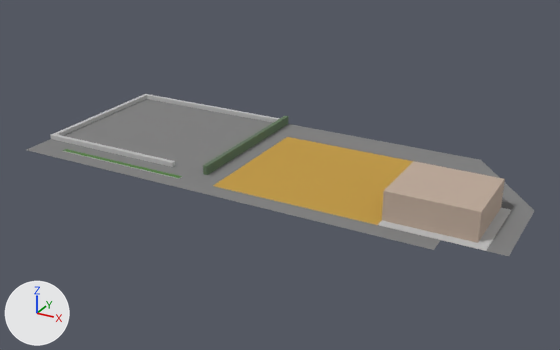
The Blender file assets/models/chunks/bus.blend, before and after one commit.
Rendered twice from a camera (50 mm lens) standing at (21.4, -119.6, 65.5) and looking at (-53.1, 15.9, -2.2). Arrows for +X, +Y and +Z are at lower left; the lights stay in place. The picture after the commit comes second.

Objects in the first picture: 'Building', 'Fences', 'Plane'.
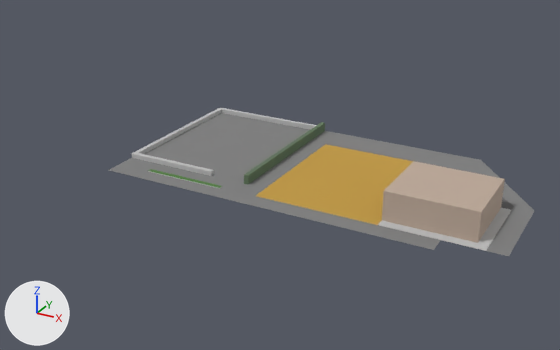
Edits to the bpy script that builds the scene:
```text
Change me_plane:
    used by ob_plane; location = (0.0, 0.0, 0.0)
    before: 6 (-60.0, 32.0, 0.0) at pixel (287, 136), 7 (-60.0, 40.0, 0.0) at pixel (302, 126), 8 (-60.0, 0.0, 0.0) at pixel (212, 185), 9 (-60.0, -4.0, 0.0) at pixel (201, 193)
    remove me_plane.from_pydata(...)  # 19 vertices, 8 faces; spans x -108.0..-0.1, y -4.0..40.0, z 0.0
    add me_plane.from_pydata(...)  # 19 vertices, 8 faces; spans x -84.0..-0.1, y -4.0..40.0, z 0.0
    me_plane part 1
    add for i in [*range(6, 10)]: me_plane.vertices[i].co += Vector((10.0, 0.0, 0.0))
    me_plane.vertices[12].co: (-108.0, -4.0, 0.0) -> (-84.0, -4.0, 0.0)  # pixel (25, 150) -> pixel (107, 170)
    me_plane.vertices[18].co: (-108.0, 40.0, 0.0) -> (-84.0, 40.0, 0.0)
Change me_plane_004:
    used by ob_fences; location = (-64.5, 22.0, 0.0); scale = (0.5, 18.0, 1.0)
    before: 19 (-71.0, -1.2, 0.0) at pixel (66, 149), 22 (-71.0, -1.2, 0.0) at pixel (62, 151), 31 (-71.0, -1.2, 0.2) at pixel (62, 150), 33 (-71.0, -1.2, 0.2) at pixel (65, 149)
    remove me_plane_004.from_pydata(...)  # 35 vertices, 21 faces; spans x -87.0..1.0, y -1.2..1.0, z 0.0..2.0
    add me_plane_004.from_pydata(...)  # 35 vertices, 21 faces; spans x -59.0..1.0, y -1.2..1.0, z 0.0..2.0
    me_plane_004 part 2: all 12 vertices in x -87.0..-85.0, y -1.0..1.0, z 0.0..1.0 are moved by (28.0, 0.0, 0.0)
    me_plane_004 part 3
    add for i in [19, 22, 31, 33]: me_plane_004.vertices[i].co += Vector((28.0, 0.0, 0.0))
Change ob_fences:
    ob_fences.location: (-64.5, 22.0, 0.0) -> (-54.5, 22.0, 0.0)
```

Where the change shows, as pixel boxes (x1, y1, x2, y2) in the pictures (560 x 350 px; the box of a moved part takes in the faces that stretch with it):
'Plane', reshaped (16% narrower, 9% shorter): before (27, 99, 535, 256); after (109, 113, 535, 256)
'Fences', reshaped, moved (18% narrower): before (50, 94, 288, 179); after (131, 108, 325, 189)
part 1 of me_plane, moved or reshaped: before (27, 99, 330, 199); after (109, 113, 330, 199)
part 2 of me_plane_004, moved or reshaped: before (50, 94, 280, 167); after (131, 108, 317, 176)
part 3 of me_plane_004, moved or reshaped: before (63, 149, 182, 179); after (148, 169, 222, 189)
